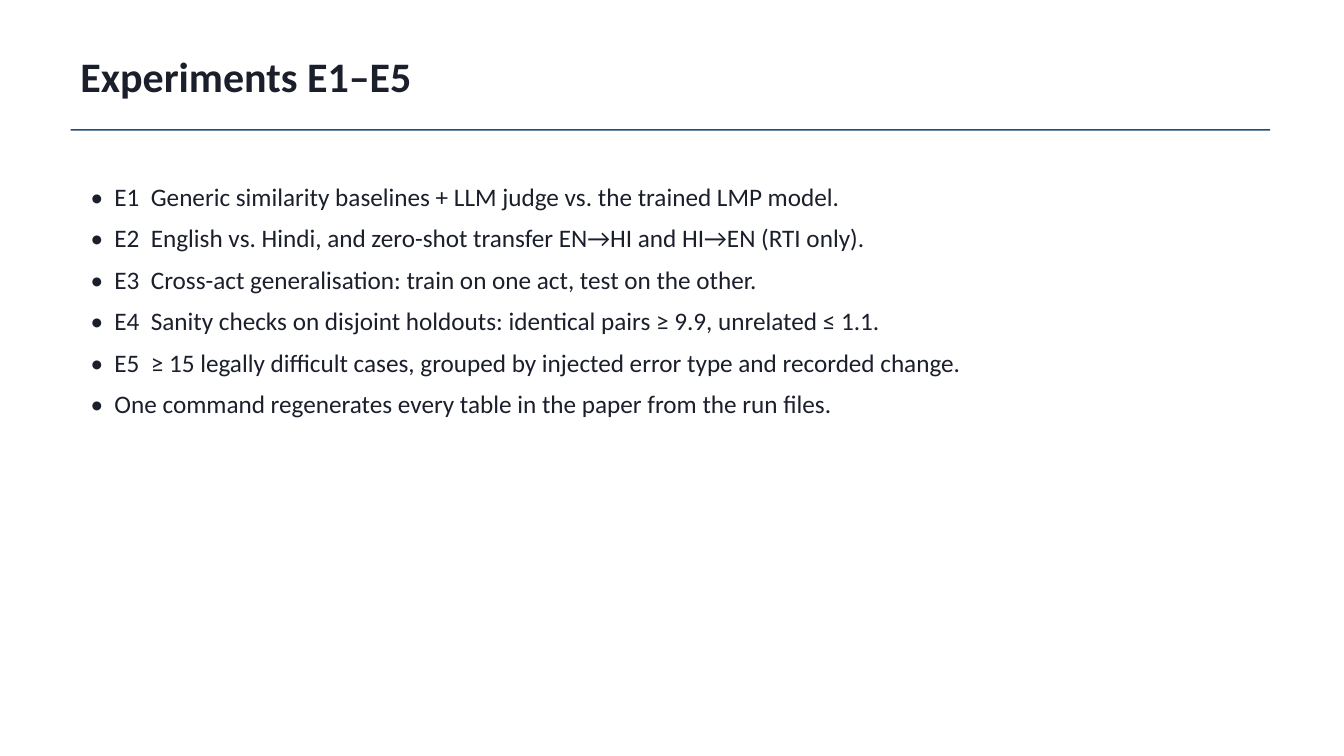
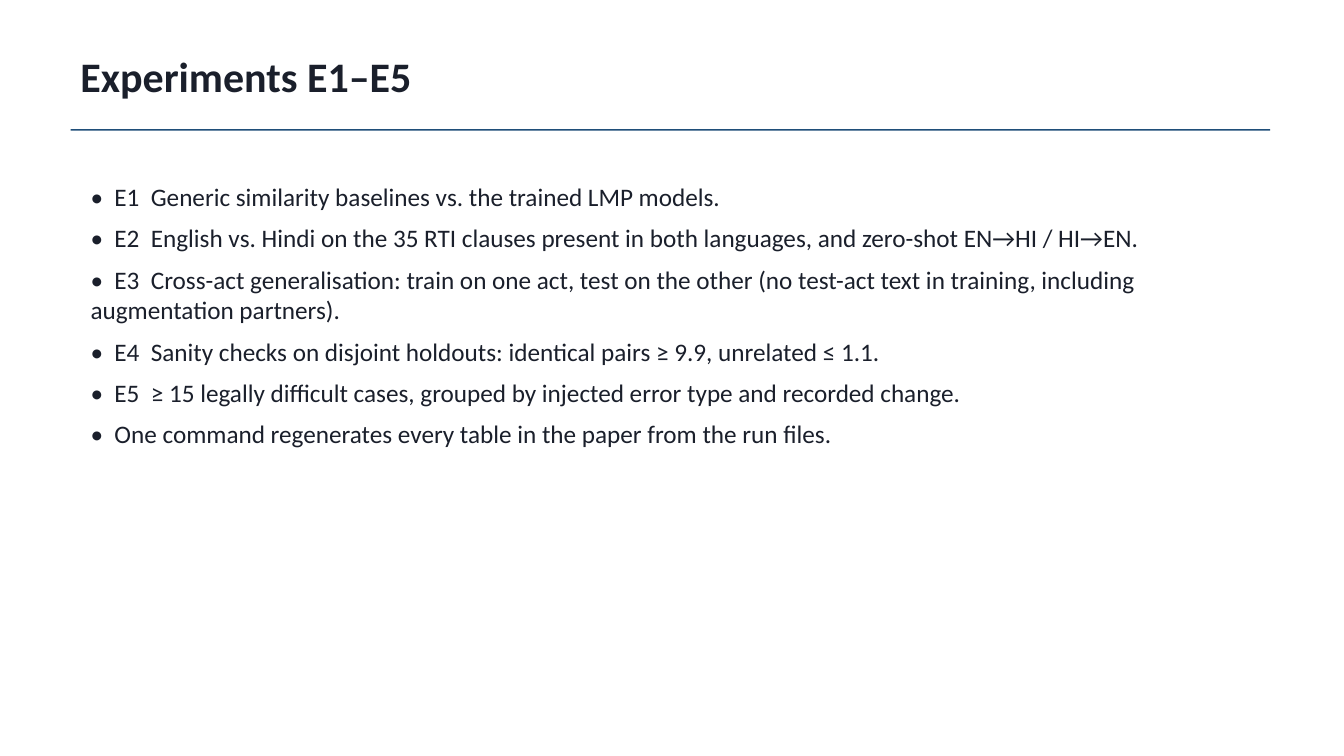
Before and after one commit to atharv-0509/legal-meaning-preservation-hi-en, a slide deck: slide 10 of paper/out/LMP_slides.pptx. Drawn at 1344x756 pixels with LibreOffice and Linux fonts; fonts in the diff are those of the drawing. Boxes give left, top, right and bottom in pixels: in the first picture for what was removed or moved away, otherwise in the second. Text is boxed around its words. In the diff, an @@ line names an element or a change of style, - is before the commit and + after.

```diff
--- a/paper/out/LMP_slides.pptx
+++ b/paper/out/LMP_slides.pptx
@@ text at (91,188,1138,324): text changed @@
-• E1 Generic similarity baselines + LLM judge vs. the trained LMP model.
-• E2 English vs. Hindi, and zero-shot transfer EN→HI and HI→EN (RTI only).
-• E3 Cross-act generalisation: train on one act, test on the other.
+• E1 Generic similarity baselines vs. the trained LMP models.
+• E2 English vs. Hindi on the 35 RTI clauses present in both languages, and zero-shot EN→HI / HI→EN.
+• E3 Cross-act generalisation: train on one act, test on the other (no test-act text in training, including augmentation partners).
```
Also in this commit, not shown: 13 other slides changed, 8 other files.
